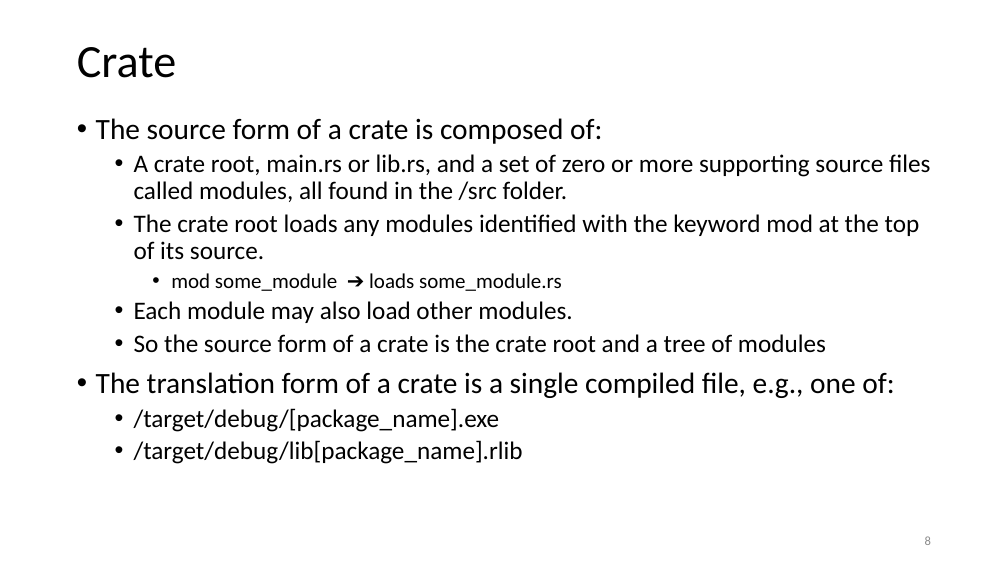
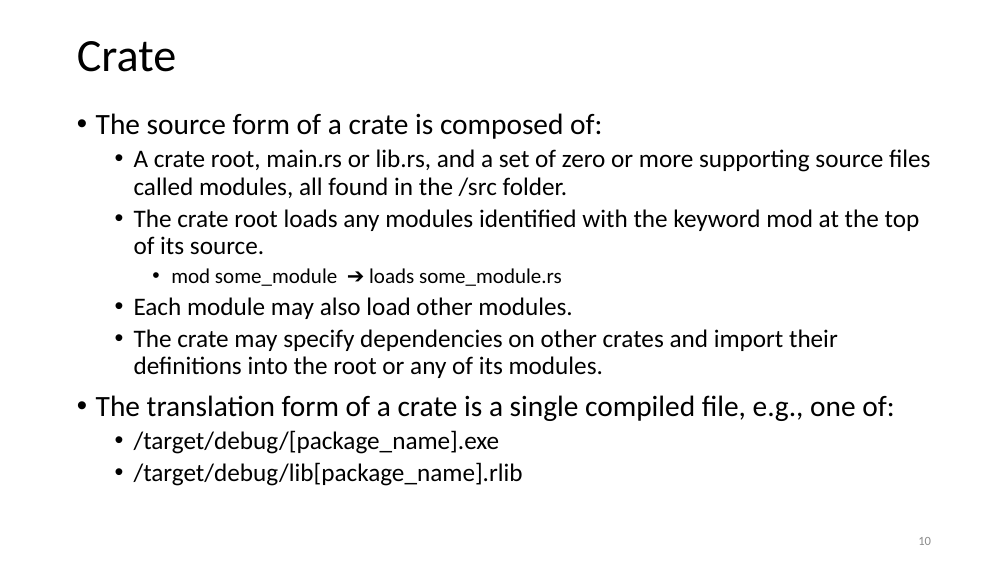
Before and after one commit to JimFawcett/JimFawcett.github.io, a slide deck: slide 10 of Resources/RustModels.pptx (slide 8 before the commit). Drawn at 1008x567 pixels with LibreOffice and Linux fonts; fonts in the diff are those of the drawing. Boxes give left, top, right and bottom in pixels: in the first picture for what was removed or moved away, otherwise in the second. Text is boxed around its words. In the diff, an @@ line names an element or a change of style, - is before the commit and + after.

```diff
--- a/Resources/RustModels.pptx
+++ b/Resources/RustModels.pptx
@@ title "Crate" moved from (x1=77, y1=47, x2=177, y2=78) to (x1=77, y1=41, x2=177, y2=72) @@
@@ text at (x1=134, y1=329, x2=838, y2=378): text changed @@
-  • So the source form of a crate is the crate root and a tree of modules
+  • The crate may specify dependencies on other crates and import their definitions into the root or any of its modules.
@@ page number at (x1=918, y1=537, x2=931, y2=545): text changed @@
-8
+10
```
Also in this commit, not shown: 18 other slides changed, 2 slides added, 2 slides removed, 3 other files.
